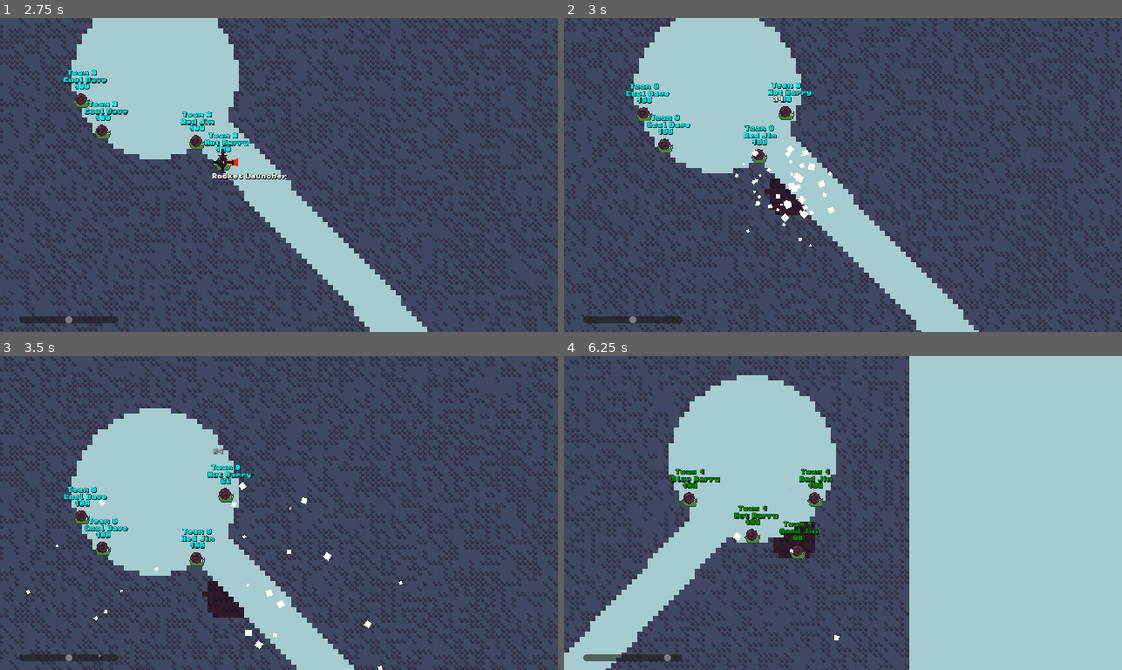
Above: before the commit, frames 1-4 (two rows, left to right).
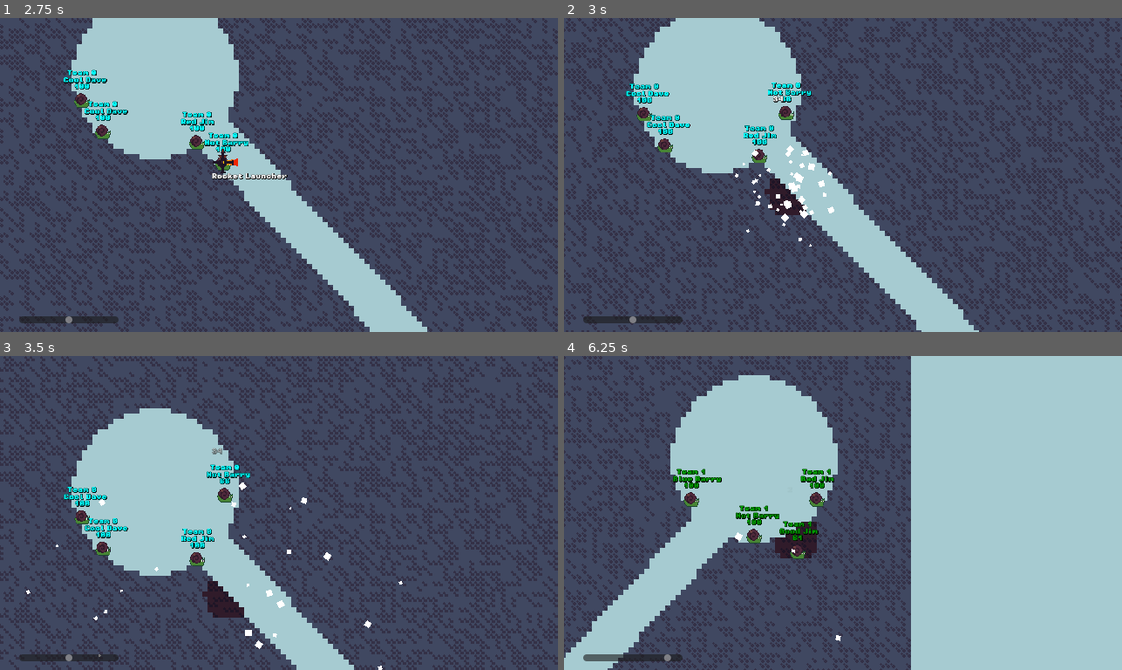
Above: after the commit, the same moments.

Repository: codingbanana21/Snail-Wars
Game: Godot game, scene res://scenes/main_menu.tscn
The game is run twice, just before and just after one commit, with the same random seed, the same clock (stepped at 60 frames per second) and the same inputs.
Inputs (mouse positions are in pixels of both pictures, inside the frame that each line leads up to):
- Up to frame 1 (2.75 s): click (401, 297) at 0.52 s; type "12" at 0.6 s; click "Mine Time" at 1.25 s; tap Enter (skip) at 2 s; move the mouse to (401, 159) at 2.02 s; press the mouse at (401, 159) at 2.03 s; hold D (right) from 2.03 s (still down); tap W (jump) at 2.27, 2.3, 2.57 s
- Up to frame 2 (3 s): keep holding D (right); move the mouse to (731, 190) at 2.77 s; release the mouse at (731, 190) at 2.78 s; tap W (jump) at 2.85 s
- Up to frame 3 (3.5 s): keep holding D (right); tap W (jump) at 3.02, 3.32 s; click (167, 528) at 3.05 s
- Up to frame 4 (6.25 s): move the mouse to (898, 443) at 3.52 s; release D (right) at 3.53 s; press the mouse at (898, 443) at 3.53 s; hold A (left) 3.53-4.28 s; tap W (jump) at 3.8, 4.52, 4.82, 6.02 s; move the mouse to (815, 575) at 4.27 s; release the mouse at (815, 575) at 4.28 s; hold D (right) 4.28-5.78 s; tap Mouse wheel down (last_weapon) at 4.35 s; click (815, 575) at 4.55 s; move the mouse to (1010, 560) at 5.02 s; hold W (jump) 5.03-5.78 s; right-click (1010, 560) at 5.1 s; move the mouse to (798, 509) at 5.77 s; hold S (back_jump, bound only after the commit) from 5.78 s (still down); tap Mouse wheel up (next_weapon) at 5.85 s; click (798, 509) at 6.05 s

Frame 1 is identical in both runs. In frame 2, less than 0.1% of the frame differs, in the area x 37-45%, y 20-27%; in frame 3, 0.2%; in frame 4, 15%, in the area x 0-63%, y 0-100%.

Commit message:
New player movement

Diff:
--- a/project.godot
+++ b/project.godot
@@ -62,6 +62,12 @@
 , Object(InputEventKey,"resource_local_to_scene":false,"resource_name":"","device":-1,"window_id":0,"alt_pressed":false …(186 unchanged characters)…
 ]
 }
+back_jump={
+"deadzone": 0.2,
+"events": [Object(InputEventKey,"resource_local_to_scene":false,"resource_name":"","device":-1,"window_id":0,"alt_pressed":false,"shift_pressed":false,"ctrl_pressed":false,"meta_pressed":false,"pressed":false,"keycode":0,"physical_keycode":83,"key_label":0,"unicode":115,"location":0,"echo":false,"script":null)
+, Object(InputEventKey,"resource_local_to_scene":false,"resource_name":"","device":-1,"window_id":0,"alt_pressed":false,"shift_pressed":false,"ctrl_pressed":false,"meta_pressed":false,"pressed":false,"keycode":0,"physical_keycode":4194322,"key_label":0,"unicode":0,"location":0,"echo":false,"script":null)
+]
+}
 skip={
 "deadzone": 0.2,
 "events": [Object(InputEventKey,"resource_local_to_scene":false,"resource_name":"","device":-1,"window_id":0,"alt_press …(195 unchanged characters)…
--- a/projectiles/mine.tscn
+++ b/projectiles/mine.tscn
@@ -19,15 +19,15 @@
 players_projectile = false
 effect_by_wind = false
 
-[node name="Image" parent="." index="0" unique_id=2045045234]
+[node name="Image" parent="." index="1" unique_id=2045045234]
 rotation = -1.5707964
 texture = ExtResource("2_lkg0g")
 
-[node name="CollisionShape2D" parent="." index="1" unique_id=679883136]
+[node name="CollisionShape2D" parent="." index="2" unique_id=679883136]
 position = Vector2(5, 0)
 shape = SubResource("RectangleShape2D_lbhrr")
 
-[node name="DetectBox" parent="." index="2" unique_id=289666369]
+[node name="DetectBox" parent="." index="3" unique_id=289666369]
 collision_mask = 6
 
 [node name="CollisionShape2D" parent="DetectBox" index="0" unique_id=1905896826]
--- a/scripts/player.gd
+++ b/scripts/player.gd
@@ -19,7 +19,8 @@
 @export var team_number: int = 0
 
 const SPEED: int = 4
-const JUMP: Vector2 = Vector2(80, -300)
+const JUMP: Vector2 = Vector2(120, -300)
+const BACK_JUMP: Vector2 = Vector2(-50, -400)
 const PLAYER_GRAVITY: int = 30
 const WEAPONS: Array[String] = ["rocket","grenade","drill","bomb","air_strike","drill_strike","tnt","bullet","teleporta","pumkin_grenade","present"]
 const NAMES: Array[String] = ["Barry","Bob","Jim","Dave"]
@@ -131,9 +132,14 @@
 			if Input.is_action_just_pressed("jump"):
 				velocity.x += dir * JUMP.x
 				velocity.y = JUMP.y
+			elif Input.is_action_just_pressed("back_jump"):
+				velocity.x += dir * BACK_JUMP.x
+				velocity.y = BACK_JUMP.y
 		else:
 			if Input.is_action_pressed("jump"):
 				velocity.x += dir * JUMP.x * delta
+			elif Input.is_action_pressed("back_jump"):
+				velocity.x += dir * BACK_JUMP.x * delta
 
 	var temp_velocity: Vector2 = velocity
 	move_and_slide()
@@ -143,10 +149,12 @@
 
 	if is_on_floor():
 		if temp_velocity.y > 750:
-			var fall_damage = (temp_velocity.y - 750) / 40.0
+			var fall_damage = (temp_velocity.y - 750) / 50.0
 			Mouse.shake.rpc(fall_damage / 4.0)
 			damage(fall_damage)
-		velocity.x *= 0.8
+		velocity.x *= 0.75
+	else:
+		velocity.x *= 0.98
 
 
 func shot_projectile(inputs: Dictionary = {"id":1,
